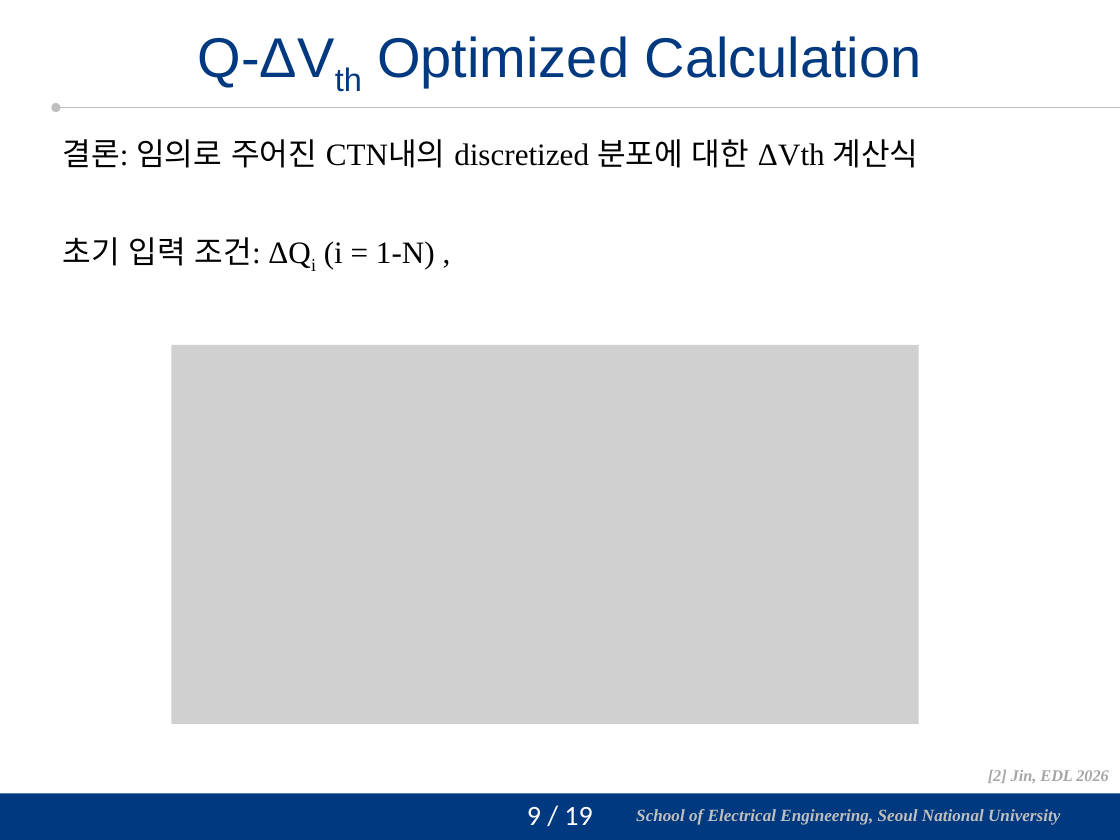
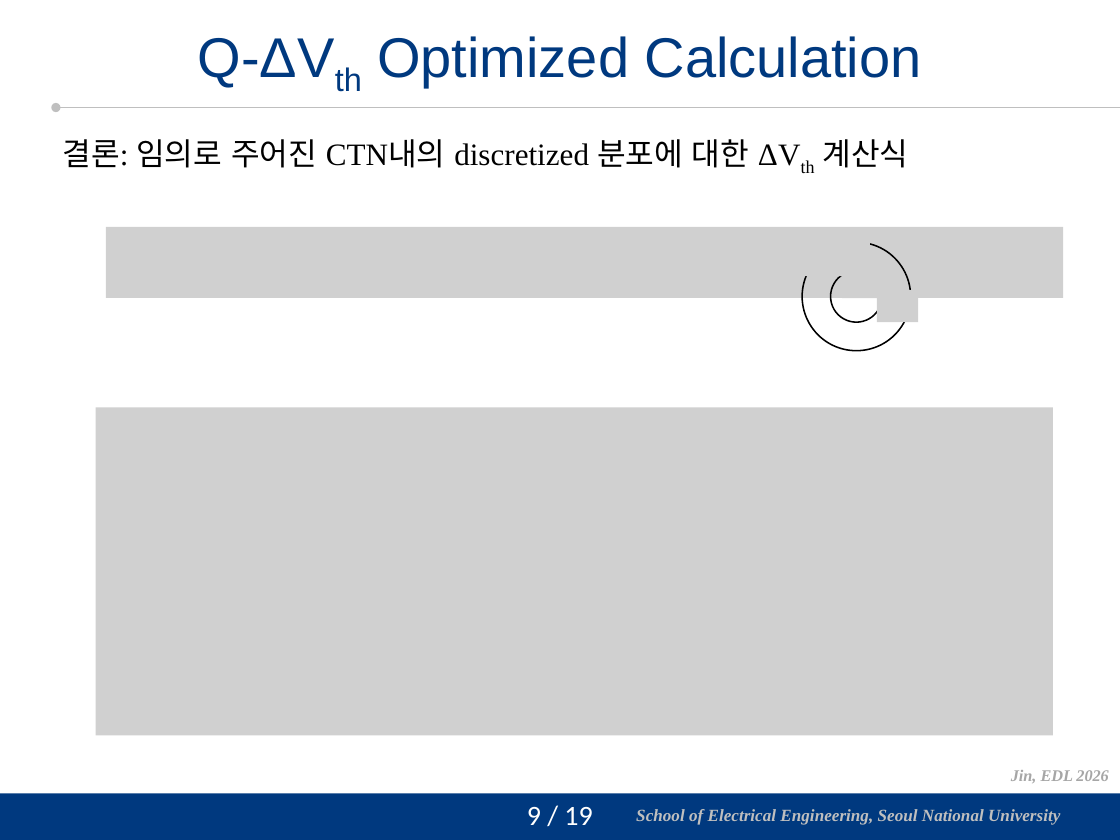
Before and after one commit to vectorcont62-dev/Graduation-SNU-MS, a slide deck: slide 10 of 진명 석사졸업 연구 정리 초안.pptx. Drawn at 1120x840 pixels with LibreOffice and Linux fonts; fonts in the diff are those of the drawing; grey boxes stand for pictures; background and template pictures are left out. Boxes give left, top, right and bottom in pixels: in the first picture for what was removed or moved away, otherwise in the second. Text is boxed around its words. In the diff, an @@ line names an element or a change of style, - is before the commit and + after.

```diff
--- a/진명 석사졸업 연구 정리 초안.pptx
+++ b/진명 석사졸업 연구 정리 초안.pptx
@@ text "결론: 임의로 주어진 CTN내의 discretized ..." at (x1=63, y1=139, x2=908, y2=168): now subscript in "ΔVth" @@
@@ text removed at (x1=63, y1=237, x2=435, y2=269) @@
-초기 입력 조건: ΔQi (i = 1-N) ,
@@ picture added at (x1=105, y1=227, x2=1063, y2=298) @@
@@ picture added at (x1=803, y1=231, x2=870, y2=276) @@
@@ group added at (x1=802, y1=242, x2=918, y2=351): 2 ellipses, 2 arrows, 2 lines, 2 pictures @@
@@ picture resized from (x1=171, y1=345, x2=918, y2=725) to (x1=95, y1=408, x2=1053, y2=736) @@
@@ text at (x1=1011, y1=770, x2=1108, y2=783): text changed @@
-[2] Jin, EDL 2026
+Jin, EDL 2026
```
Also in this commit, not shown: 17 other slides changed, 31 other files.
